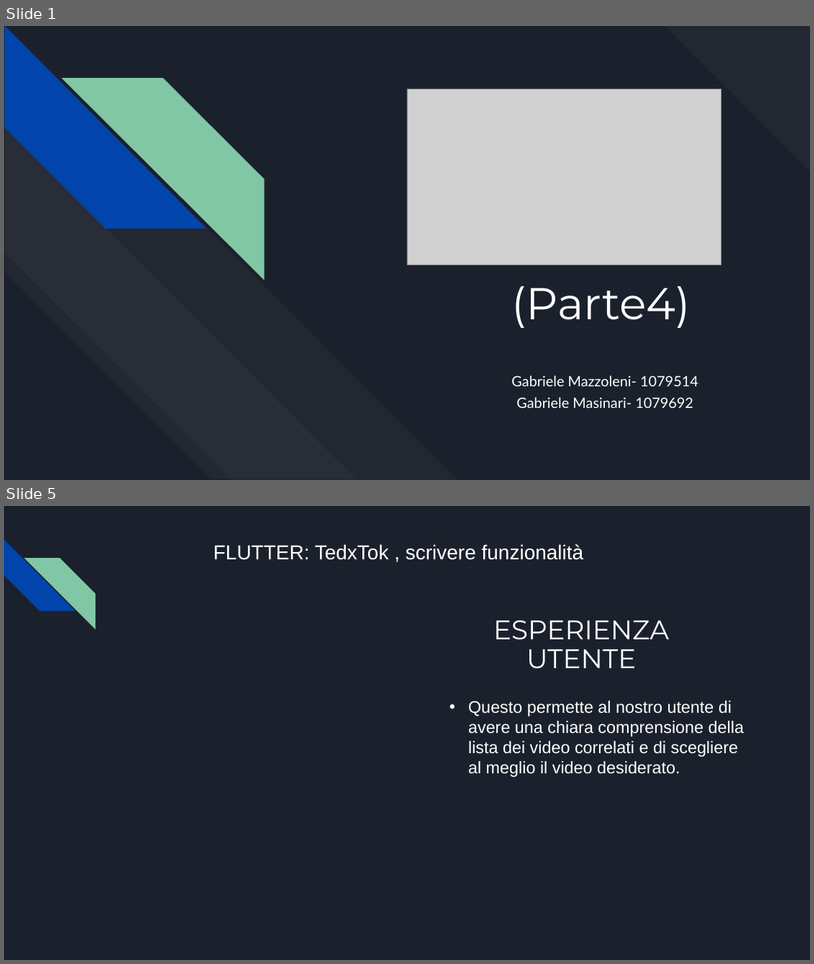
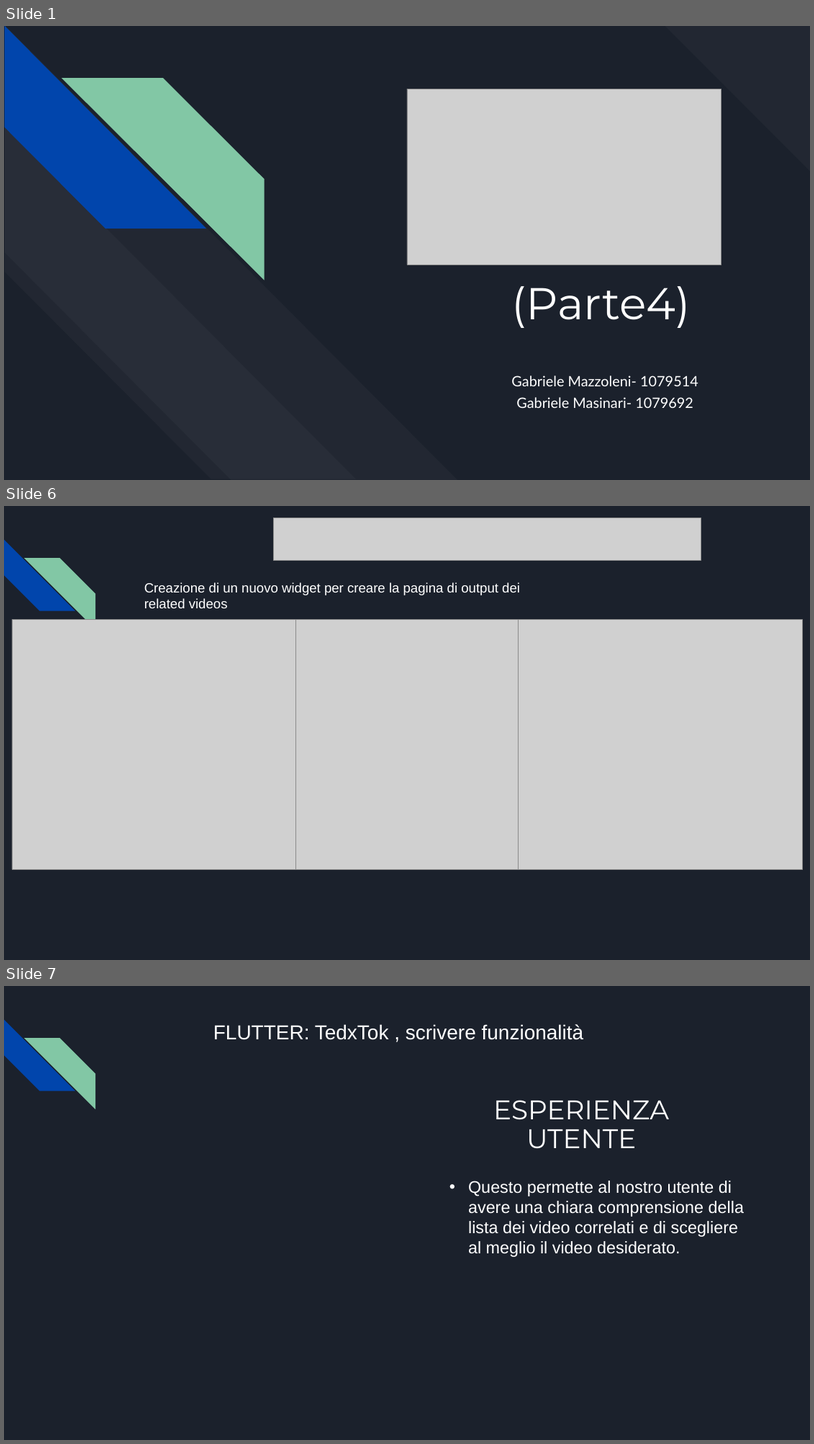
Before and after one commit to Gabriele-Mazzoleni/Progetti_Tec_Cloud_Mobile_2024, a slide deck: Parte 4/Presentazione TedxTok(parte 4).pptx. Shown one above the other, each under a label of ours: slides 1 and 5 before the commit, slides 1, 6 and 7 after it; the slides between them are not shown. The pictures are 814x964 and 814x1444 pixels, drawn with LibreOffice and Linux fonts; fonts in the diff are those of the drawing; grey boxes stand for pictures. Boxes give left, top, right and bottom in pixels: in the first picture for what was removed or moved away, otherwise in the second. Text is boxed around its words. In the diff, an @@ line names an element or a change of style, - is before the commit and + after.

```diff
--- a/Parte 4/Presentazione TedxTok(parte 4).pptx
+++ b/Parte 4/Presentazione TedxTok(parte 4).pptx
@@ slide 6 added at <box>4,506,810,960</box>, background #1B212C; not listed: 2 template elements that a slide beside it also shows @@
@@ picture added at <box>274,518,702,561</box> @@
@@ text added at <box>144,582,520,608</box>, 16 pt, text #FFFFFF @@
+Creazione di un nuovo widget per creare la pagina di output dei related videos
@@ picture added at <box>12,619,296,869</box> @@
@@ picture added at <box>296,619,518,869</box> @@
@@ picture added at <box>518,619,802,869</box> @@
@@ what was slide 5 is now slide 7 @@
```
Also in this commit, not shown: 1 slide changed, 3 other slides added, 3 slides removed, 12 other files.
